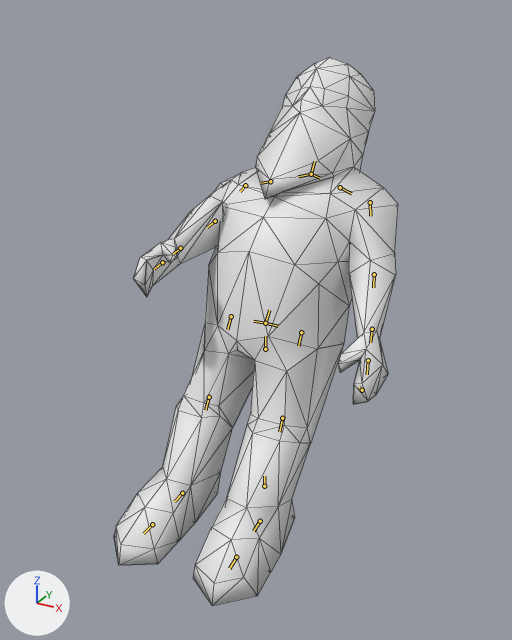
Before and after pictures for a commit that changed the Blender file assets-src/rooms/tavern/creature-clips/Dwarf1.blend.
Rendered twice from a 50 mm lens placed at (0.443, -0.822, 0.722), pointed at (-0.002, -0.013, 0.317). Lighting does not change. The marker at lower left points along +X, +Y and +Z. The older version comes first. Both versions are drawn at frame 10 of the action 'SitSlap'; the numbers are the values there. The bones that change, and the others that lie on the model, are drawn over the model as lines. Mesh edges are drawn as thin lines.

Names of what the first picture shows: 'Dwarf1SourceMesh'.
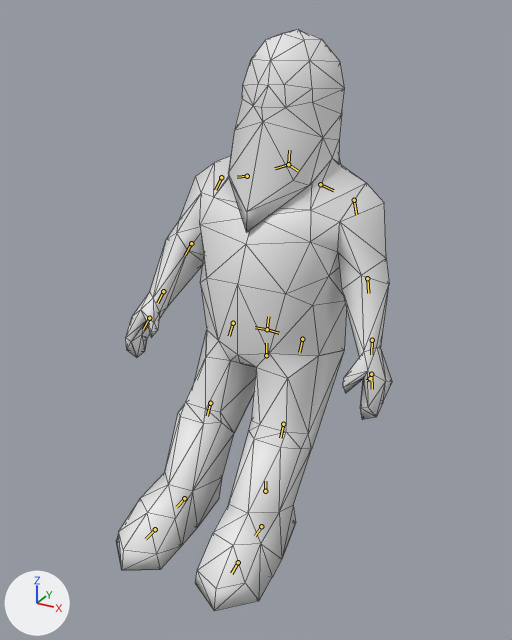
The change in detail:
Bone 'cog2' (bone_cog2) moves from (0.0, 0.008, -0.012) to (0.0, -0.004, -0.016).
Bone 'spine' (bone_spine) turns from (-36, -3, 2) to (-14, -1, 1) degrees about its own x, y and z.
Bone 'arm_r' (bone_arm_r) turns from (-43, 16, 33) to (-24, 3, 13) degrees about its own x, y and z.
Bone 'forearm_r' (bone_forearm_r) turns from (11, -4, -4) to (1, -2, -3) degrees about its own x, y and z.
Bone 'head' (bone_head) turns from (0, 0, 0) to (5, 0, 0) degrees about its own x, y and z.

Where the change shows, as pixel boxes [x1, y1, x2, y2] in the pictures (512 x 640 px):
'Dwarf1SourceMesh', posed (6% taller)
    before: [114, 57, 398, 606]
    after: [116, 29, 392, 611]
bone 'cog2', root to tip
    before: (264, 486) to (264, 476)
    after: (265, 491) to (265, 481)
bone 'spine', root to tip
    before: (265, 323) to (269, 310)
    after: (267, 329) to (268, 316)
bone 'arm_r', root to tip
    before: (245, 185) to (240, 191)
    after: (221, 177) to (215, 190)
bone 'forearm_r', root to tip
    before: (215, 221) to (207, 227)
    after: (191, 243) to (185, 255)
bone 'head', root to tip
    before: (311, 174) to (314, 161)
    after: (288, 164) to (289, 150)
